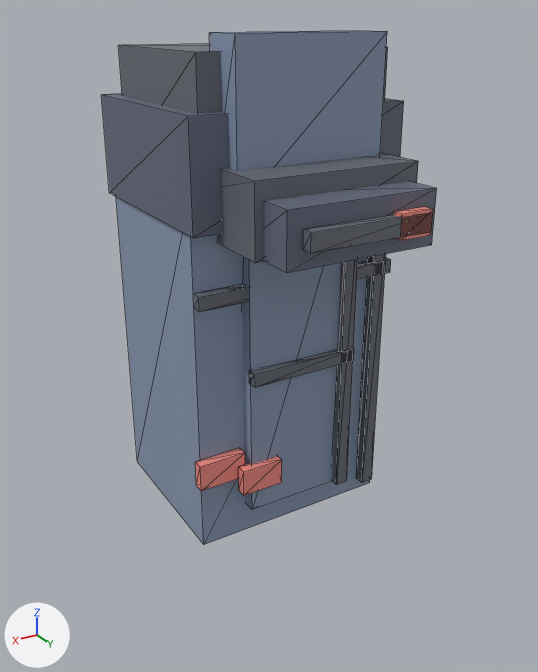
Before and after pictures for a commit that changed the glTF model scenes/mecha/parts/leg_left/tankmech_leg_left.glb.
The view is the same before and after, from a 50 mm camera at (1.34, 2.39, 0.3) aimed at (-0.01, 0.14, -0.83). The lights are fixed; the arrows at lower left show +X, +Y and +Z. The older version comes first. Mesh edges are drawn as thin lines.

In view in the first picture: 'legL_d_foot_toe', 'legL_d_hip_cap', 'legL_foot', 'legL_foot_accent', 'legL_foot_line', 'legL_knee', 'legL_knee_plate', 'legL_shin_accent', 'legL_shin_guard', 'legL_shin_line_h', 'legL_shin_line_v', 'legL_thigh', 'legL_thigh_accent', 'legL_thigh_line_h', 'legL_thigh_line_v'.
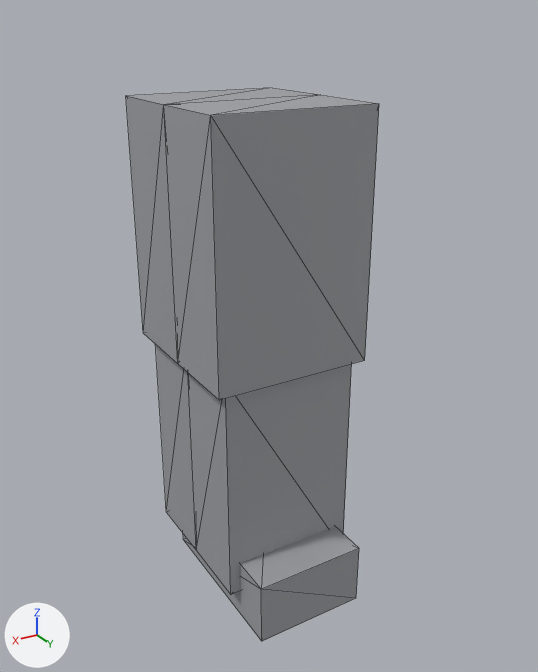
The change, as a diff of the scene's bpy script:
```diff
--- a/scenes/mecha/parts/leg_left/tankmech_leg_left.glb.py
+++ b/scenes/mecha/parts/leg_left/tankmech_leg_left.glb.py
@@ me_legl_foot @@
 # verts and faces of me_legl_foot; kept vertices keep their numbers, new ones are numbered from 8
-me_legl_foot.from_pydata(...)  # 8 vertices, 12 faces; spans x -0.3..0.3, y -0.375..0.575, z -0.37..-0.13
-me_legl_foot.materials.append(mat_defaultmaterial_014)
+me_legl_foot.from_pydata(...)  # 8 vertices, 12 faces; spans x -0.23..0.23, y -0.24..0.48, z -1.95..-1.69
+# me_legl_foot part 1
+delete_vertices([*range(0, 8)])  # with the faces that use them
+# me_legl_foot part 2
+verts[8] = (-0.23, -0.24, -1.95)
+verts[9] = (-0.23, 0.48, -1.95)  # pixel (356, 598)
+verts[10] = (-0.23, -0.24, -1.69)
+verts[11] = (-0.23, 0.48, -1.69)  # pixel (359, 548)
+for new, old in zip([*range(12, 16)], [*range(8, 12)]): verts[new] = verts[old] + (0.46, 0.0, 0.0)
+faces += [(8, 9, 13), (8, 13, 12), (10, 14, 15), (10, 15, 11), (8, 10, 11), (8, 11, 9)]
+faces += [(12, 13, 15), (12, 15, 14), (8, 12, 14), (8, 14, 10), (9, 11, 15), (9, 15, 13)]
+me_legl_foot.materials.append(mat_defaultmaterial)
@@ ob_legl_d_hip_cap @@
-ob_legl_d_hip_cap = bpy.data.objects.new('legL_d_hip_cap', me_legl_d_hip_cap)
@@ ob_legl_thigh @@
-ob_legl_thigh = bpy.data.objects.new('legL_thigh', me_legl_thigh)
@@ ob_legl_thigh_line_h @@
-ob_legl_thigh_line_h = bpy.data.objects.new('legL_thigh_line_h', me_legl_thigh_line_h)
@@ ob_legl_thigh_line_v @@
-ob_legl_thigh_line_v = bpy.data.objects.new('legL_thigh_line_v', me_legl_thigh_line_v)
@@ ob_legl_thigh_accent @@
-ob_legl_thigh_accent = bpy.data.objects.new('legL_thigh_accent', me_legl_thigh_accent)
@@ ob_legl_knee @@
-ob_legl_knee = bpy.data.objects.new('legL_knee', me_legl_knee)
@@ ob_legl_knee_plate @@
-ob_legl_knee_plate = bpy.data.objects.new('legL_knee_plate', me_legl_knee_plate)
@@ ob_legl_shin_guard @@
-ob_legl_shin_guard = bpy.data.objects.new('legL_shin_guard', me_legl_shin_guard)
@@ ob_legl_shin_line_h @@
-ob_legl_shin_line_h = bpy.data.objects.new('legL_shin_line_h', me_legl_shin_line_h)
@@ ob_legl_shin_line_v @@
-ob_legl_shin_line_v = bpy.data.objects.new('legL_shin_line_v', me_legl_shin_line_v)
@@ ob_legl_shin_accent @@
-ob_legl_shin_accent = bpy.data.objects.new('legL_shin_accent', me_legl_shin_accent)
@@ ob_legl_d_foot_toe @@
-ob_legl_d_foot_toe = bpy.data.objects.new('legL_d_foot_toe', me_legl_d_foot_toe)
@@ ob_legl_foot_line @@
-ob_legl_foot_line = bpy.data.objects.new('legL_foot_line', me_legl_foot_line)
@@ ob_legl_foot_accent @@
-ob_legl_foot_accent = bpy.data.objects.new('legL_foot_accent', me_legl_foot_accent)
@@ ob_legl_thigh_front @@
+ob_legl_thigh_front = bpy.data.objects.new('legL_thigh_front', me_legl_thigh_front)  # 16 vertices, 28 faces; spans x -0.315..0.315, y 0.0..0.345, z -0.925..0.025
+ob_legl_thigh_front.location = (0.0, 0.0, 0.0)
@@ ob_legl_thigh_back @@
+ob_legl_thigh_back = bpy.data.objects.new('legL_thigh_back', me_legl_thigh_back)  # 16 vertices, 28 faces; spans x -0.315..0.315, y -0.345..0.0, z -0.925..0.025
+ob_legl_thigh_back.location = (0.0, 0.0, 0.0)
@@ ob_legl_shin_front @@
+ob_legl_shin_front = bpy.data.objects.new('legL_shin_front', me_legl_shin_front)  # 16 vertices, 28 faces; spans x -0.275..0.275, y 0.0..0.315, z -1.825..-0.875
+ob_legl_shin_front.location = (0.0, 0.0, 0.0)
@@ ob_legl_shin_back @@
+ob_legl_shin_back = bpy.data.objects.new('legL_shin_back', me_legl_shin_back)  # 16 vertices, 28 faces; spans x -0.275..0.275, y -0.315..0.0, z -1.825..-0.875
+ob_legl_shin_back.location = (0.0, 0.0, 0.0)
```

Boxes (x1, y1, x2, y2) around the edits, measured in the pictures (538 x 672 px):
'legL_thigh_front', added
    after: (164, 95, 379, 400)
'legL_thigh', deleted (blue)
    before: (116, 197, 370, 545)
'legL_shin_front', added
    after: (188, 364, 352, 595)
'legL_knee_plate', deleted (blue)
    before: (209, 31, 387, 171)
'legL_shin_guard', deleted (blue)
    before: (242, 256, 341, 510)
'legL_foot', reshaped
    before: (217, 153, 418, 263)
    after: (183, 526, 359, 642)
'legL_d_hip_cap', deleted
    before: (101, 94, 404, 238)
'legL_thigh_back', added
    after: (126, 88, 318, 364)
'legL_d_foot_toe', deleted (blue)
    before: (264, 181, 437, 273)
'legL_knee', deleted
    before: (118, 43, 388, 114)
'legL_shin_back', added
    after: (155, 344, 196, 550)
'legL_thigh_line_v', deleted
    before: (356, 254, 386, 483)
'legL_shin_line_v', deleted
    before: (332, 259, 358, 485)
'legL_foot_line', deleted
    before: (303, 213, 433, 254)
'legL_shin_line_h', deleted
    before: (249, 348, 354, 388)
'legL_thigh_line_h', deleted
    before: (193, 258, 391, 312)
'legL_thigh_accent', deleted (brown)
    before: (195, 448, 245, 491)
'legL_shin_accent', deleted (brown)
    before: (238, 456, 282, 496)
'legL_foot_accent', deleted (brown)
    before: (393, 207, 433, 241)
part 1 of me_legl_foot, deleted
    before: (217, 153, 418, 263)
part 2 of me_legl_foot, added
    after: (183, 526, 359, 642)
